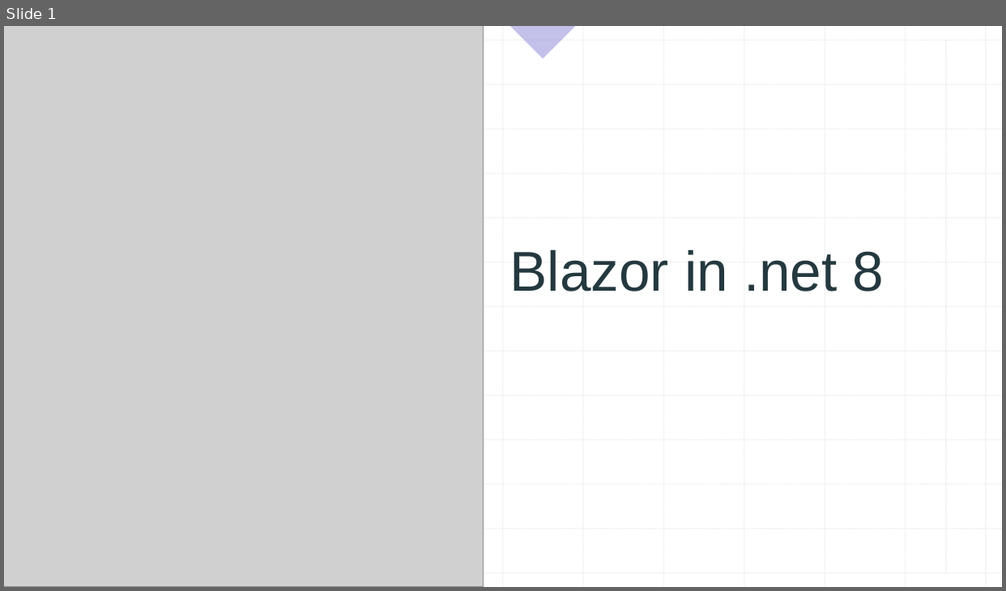
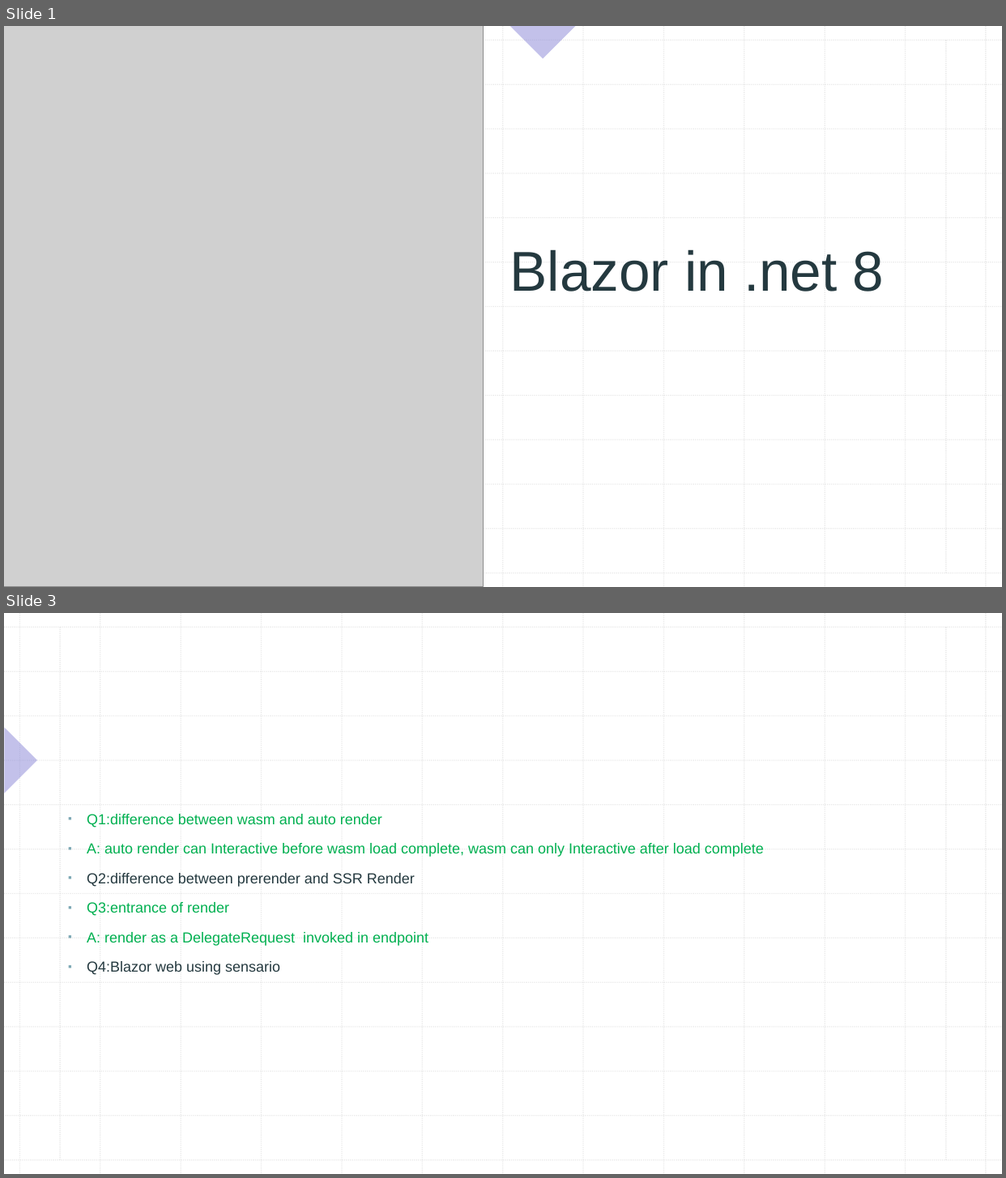
Before and after one commit to xccu/NetCore-Demo, a slide deck: Blazor in .net 8.pptx. Shown one above the other, each under a label of ours: slide 1 before the commit, slides 1 and 3 after it; the slides between them are not shown. The pictures are 1006x591 and 1006x1178 pixels, drawn with LibreOffice and Linux fonts; fonts in the diff are those of the drawing; grey boxes stand for pictures. Boxes give left, top, right and bottom in pixels: in the first picture for what was removed or moved away, otherwise in the second. Text is boxed around its words. In the diff, an @@ line names an element or a change of style, - is before the commit and + after.

```diff
--- a/Blazor in .net 8.pptx
+++ b/Blazor in .net 8.pptx
@@ slide 3 added at [4, 613, 1002, 1174], background #FFFFFF; not listed: 26 template elements that a slide beside it also shows @@
@@ line added from (60, 628) to (60, 1161), #BCBCBC 1 pt dashed @@
@@ line added from (947, 628) to (947, 1161), #BCBCBC 1 pt dashed @@
@@ right triangle added at [4, 728, 37, 794], fill #8885D7 at 50% opacity @@
@@ text added at [87, 814, 764, 975], 14 pt, text #00B050 @@
+▪ Q1:difference between wasm and auto render
+▪ A: auto render can Interactive before wasm load complete, wasm can only Interactive after load complete
+▪ Q2:difference between prerender and SSR Render
+▪ Q3:entrance of render
+▪ A: render as a DelegateRequest invoked in endpoint
+▪ Q4:Blazor web using sensario
```
Also in this commit, not shown: 2 slides changed, 5 other slides added, 14 other files.
